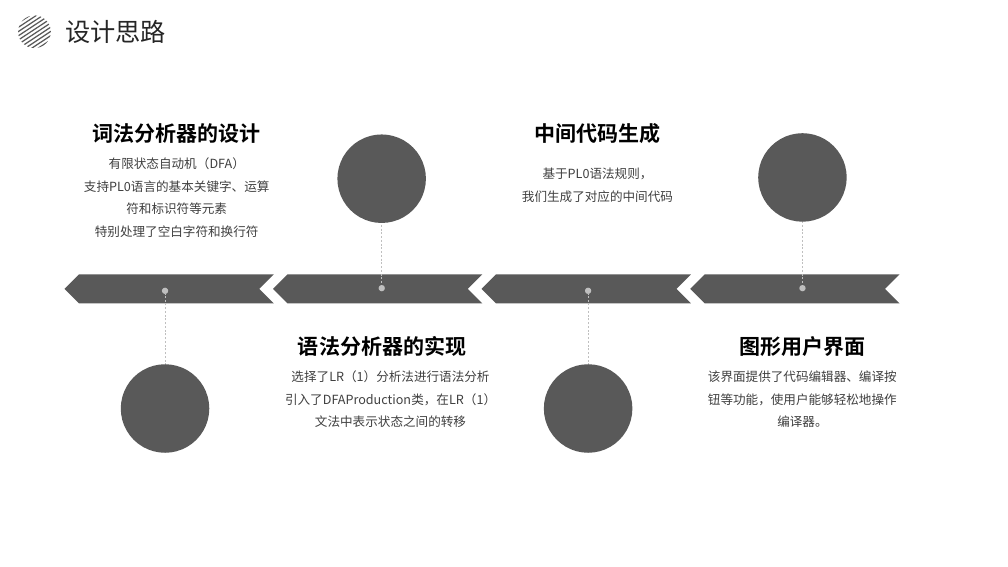
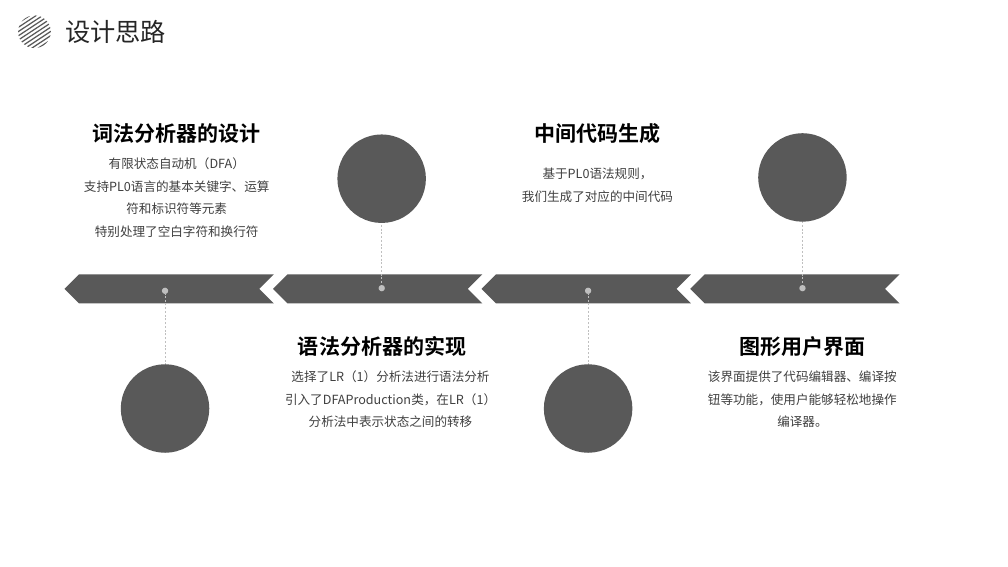
Before and after one commit to TangciuYueng/compiler-learning, a slide deck: slide 7 of hw/编译原理期末项目答辩.pptx. Drawn at 1008x567 pixels with LibreOffice and Linux fonts; fonts in the diff are those of the drawing. Boxes give left, top, right and bottom in pixels: in the first picture for what was removed or moved away, otherwise in the second. Text is boxed around its words. In the diff, an @@ line names an element or a change of style, - is before the commit and + after.

```diff
--- a/hw/编译原理期末项目答辩.pptx
+++ b/hw/编译原理期末项目答辩.pptx
@@ text at <box>285,393,496,427</box>: text changed @@
-引入了DFAProduction类，在LR（1）文法中表示状态之间的转移
+引入了DFAProduction类，在LR（1）分析法中表示状态之间的转移
```
